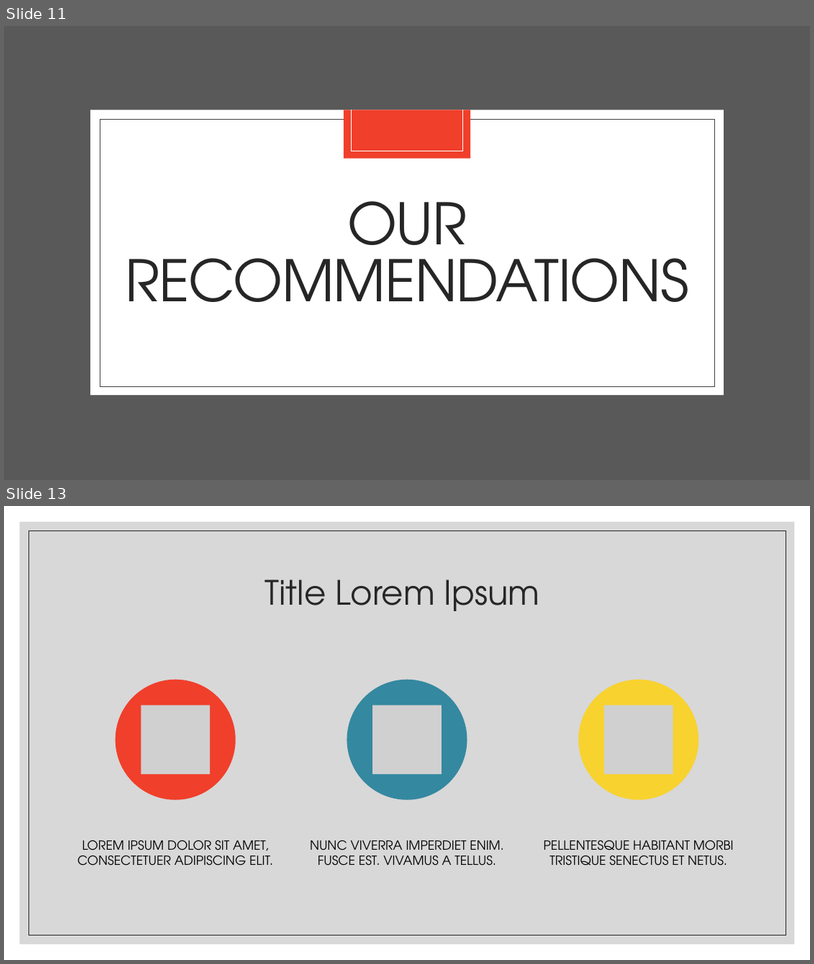
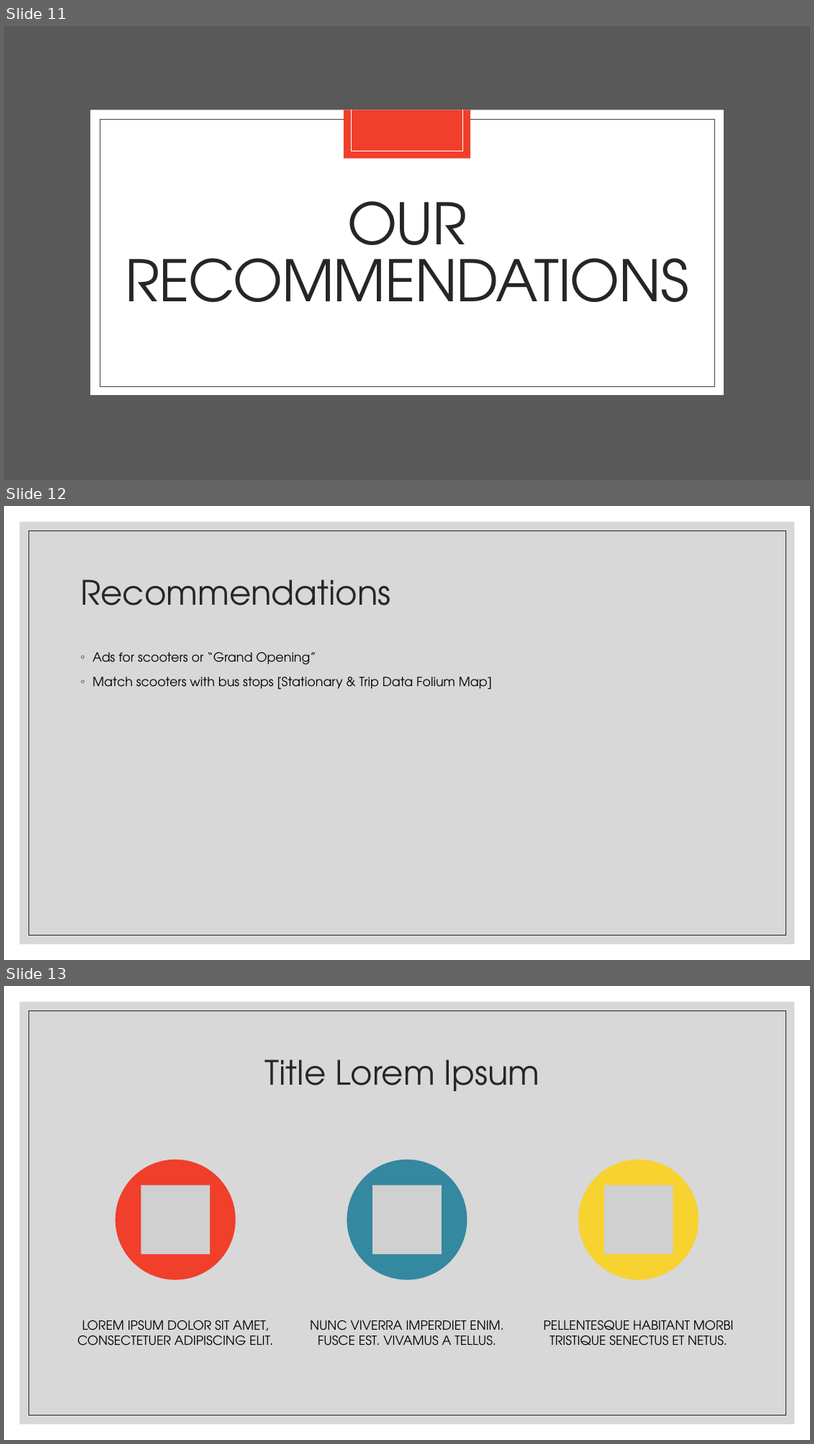
Before and after one commit to jojuka/nashville-scooters-scooter-snatchers, a slide deck: presentation.pptx. Shown one above the other, each under a label of ours: slides 11 and 13 before the commit, slides 11, 12 and 13 after it; the slides between them are not shown. The pictures are 814x964 and 814x1444 pixels, drawn with LibreOffice and Linux fonts; fonts in the diff are those of the drawing; grey boxes stand for pictures. Boxes give left, top, right and bottom in pixels: in the first picture for what was removed or moved away, otherwise in the second. Text is boxed around its words. In the diff, an @@ line names an element or a change of style, - is before the commit and + after.

```diff
--- a/presentation.pptx
+++ b/presentation.pptx
@@ slide 12 added at (x1=4, y1=506, x2=810, y2=960), background #FFFFFF; not listed: 2 template elements that a slide beside it also shows @@
@@ title added at (x1=80, y1=579, x2=391, y2=605), 40 pt, text #262626 @@
+Recommendations
@@ text added at (x1=93, y1=652, x2=492, y2=689), 15 pt, text #000000 @@
+◦ Ads for scooters or “Grand Opening”
+◦ Match scooters with bus stops [Stationary & Trip Data Folium Map]
```
Also in this commit, not shown: 3 slides changed, 2 other slides added, 3 slides removed, 1 other file.
